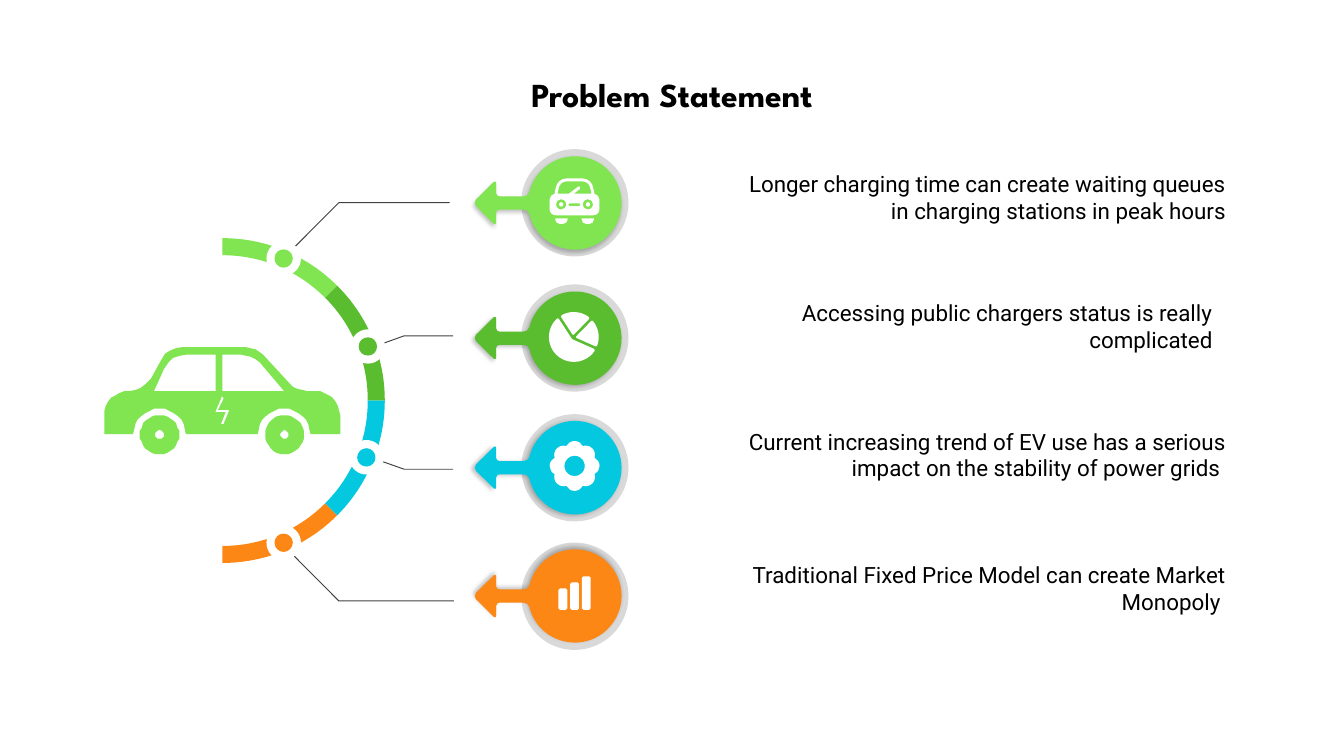
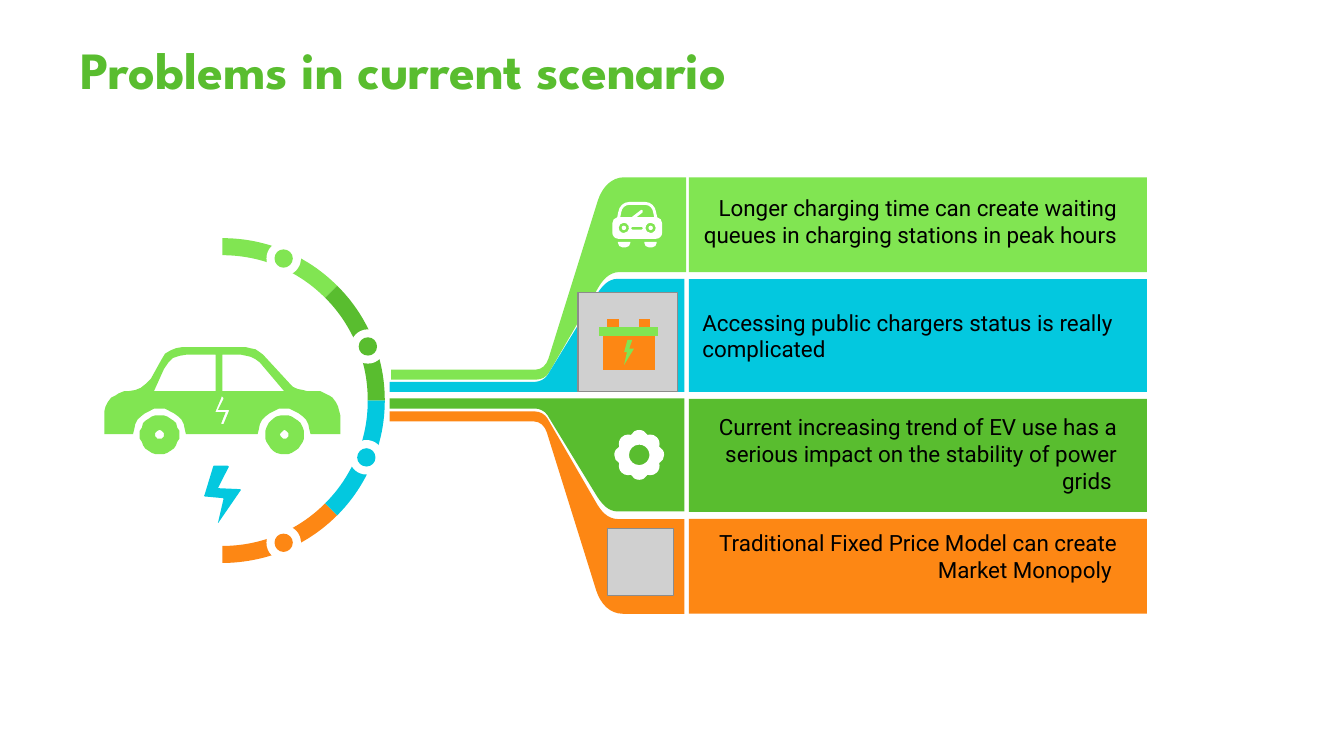
Before and after one commit to debopriyodjghosh/EV-dynamic-pricing, a slide deck: slide 3 of final doc/PPT START.pptx. Drawn at 1344x756 pixels with LibreOffice and Linux fonts; fonts in the diff are those of the drawing; grey boxes stand for pictures. Boxes give left, top, right and bottom in pixels: in the first picture for what was removed or moved away, otherwise in the second. Text is boxed around its words. In the diff, an @@ line names an element or a change of style, - is before the commit and + after.

```diff
--- a/final doc/PPT START.pptx
+++ b/final doc/PPT START.pptx
@@ title at [81, 53, 727, 90]: text changed; size 18 to 28 pt; text colour #000000 to #59BD2F @@
-Problem Statement
+Problems in current scenario
@@ freeform shape at [391, 176, 685, 379]: shadow off; rotation 0 to 270 degrees; outline redrawn @@
@@ text "Longer charging time can create ..." at [704, 199, 1117, 248]: vertical alignment top to middle @@
@@ text "Longer charging time can create ...": place and size @@
-text "Longer charging time can create ..." at [749, 175, 1226, 224]
+text "Longer charging time can create ..." at [704, 199, 1117, 248]
@@ rectangle added at [689, 177, 1148, 273], fill #81E552 @@
@@ group added at [613, 202, 663, 247]: 5 freeform shapes @@
@@ freeform shape at [390, 279, 685, 392]: fill #59BD2F to #03C8DF; shadow off; rotation 0 to 270 degrees; outline redrawn @@
@@ picture added at [578, 292, 677, 391] @@
@@ rectangle "Accessing public chargers status is ...": place and size @@
-rectangle "Accessing public chargers status is ..." at [802, 304, 1212, 353]
+rectangle "Accessing public chargers status is ..." at [689, 280, 1148, 392]
@@ rectangle "Accessing public chargers status is ..." at [689, 280, 1148, 392]: alignment right to left; vertical alignment top to middle; fill none to #03C8DF @@
@@ group added at [599, 319, 659, 370]: 5 freeform shapes @@
@@ freeform shape at [390, 411, 684, 614]: shadow off; rotation 0 to 270 degrees; outline redrawn @@
@@ freeform shape at [390, 398, 685, 511]: fill #03C8DF to #59BD2F; shadow off; rotation 0 to 270 degrees; outline redrawn @@
@@ rectangle added at [689, 399, 1148, 512], fill #59BD2F @@
@@ text "Current increasing trend of EV ...": place and size @@
-text "Current increasing trend of EV ..." at [749, 433, 1225, 481]
+text "Current increasing trend of EV ..." at [719, 418, 1117, 494]
@@ text "Current increasing trend of EV ..." at [719, 418, 1117, 494]: highlight #FFFFFF to none; vertical alignment top to middle @@
@@ freeform shape added at [614, 430, 664, 480], fill #FFFFFF @@
@@ freeform shape added at [204, 466, 241, 524], fill #03C8DF @@
@@ group removed at [284, 132, 628, 649]: 8 freeform shapes @@
@@ picture added at [607, 528, 673, 595] @@
@@ rectangle added at [689, 519, 1148, 614], fill #FD8714 @@
@@ text "Traditional Fixed Price Model can ...": place and size @@
-text "Traditional Fixed Price Model can ..." at [753, 566, 1226, 615]
+text "Traditional Fixed Price Model can ..." at [719, 534, 1116, 583]
@@ text "Traditional Fixed Price Model can ..." at [719, 534, 1116, 583]: vertical alignment top to middle @@
```
Also in this commit, not shown: 16 other slides changed, 2 slides added, 17 slides removed.
